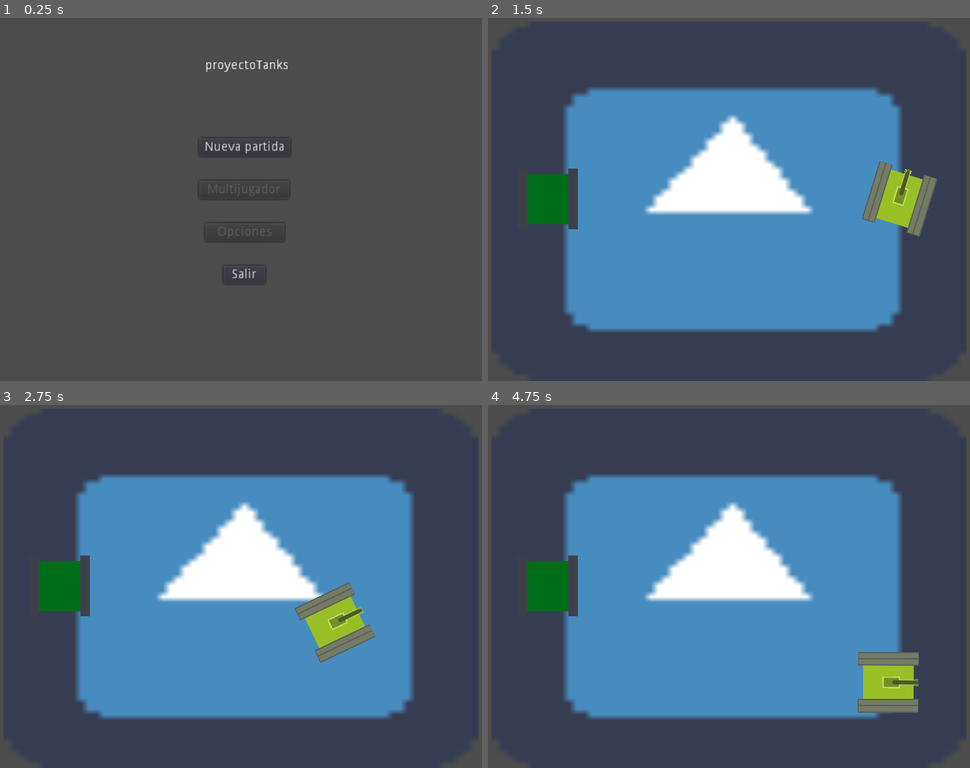
Above: before the commit, frames 1-4 (two rows, left to right).
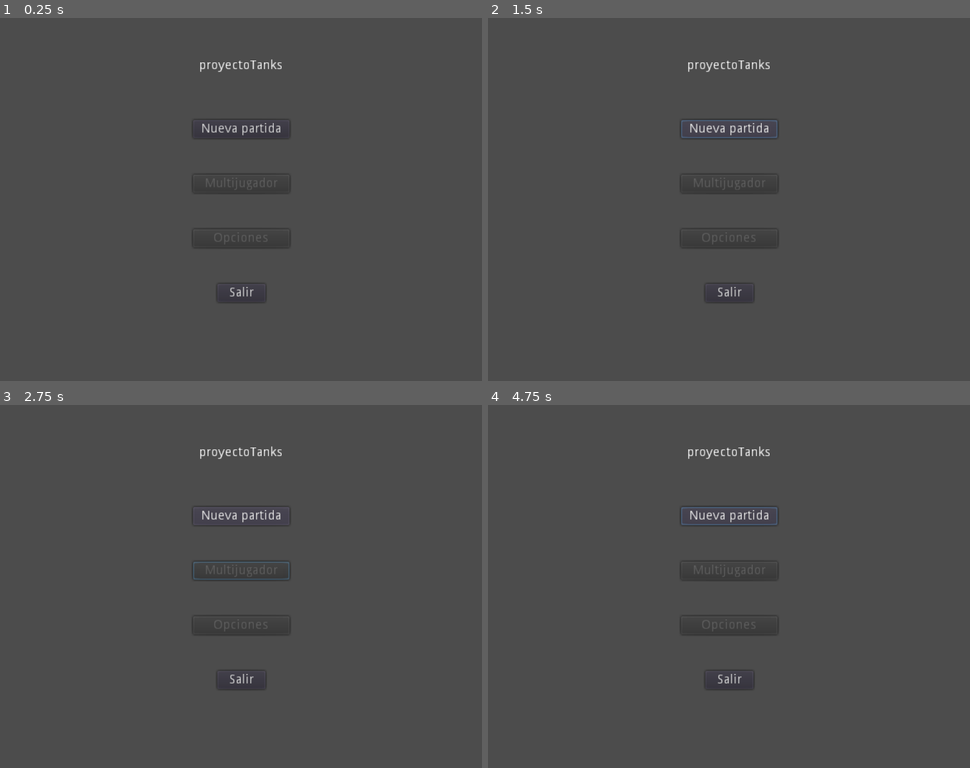
Above: after the commit, the same moments.

Repository: SergioJimenezM/proyectoTanks
Game: Godot game, scene res://escenas/MenuPrincipal.tscn
The game is run twice, just before and just after one commit, with the same random seed, the same clock (stepped at 60 frames per second) and the same inputs. The engine's default icon, where the game draws it, is replaced by a stand-in: a white triangle on a blue panel in a dark square.
Inputs:
- Up to frame 1 (0.25 s): no input
- Up to frame 2 (1.5 s): click "Nueva partida" at 0.5 s; tap Enter at 1.25 s; hold Right (ui_right) from 1.28 s (still down)
- Up to frame 3 (2.75 s): release Right (ui_right) at 2.03 s; hold Down (ui_down) from 2.03 s (still down)
- Up to frame 4 (4.75 s): release Down (ui_down) at 2.78 s; hold Right (ui_right) 2.78-3.53 s; hold Up (ui_up) 3.53-4.28 s; hold Left (ui_left) from 4.28 s (still down)

The runs differ from the first frame. In frame 1, 1.0% of the frame differs, in the area x 39-61%, y 11-79%; in frame 2, 48%, in the area x 7-93%, y 11-87%; in frame 3, 47%; in frame 4, 48%.

Commit message:
añadida nueva escena para el selector de niveles, boton hacia el editor de mapas y boton hacia el creador de mapas

Diff:
--- a/proyectoTanks/escenas/MenuPrincipal.tscn
+++ b/proyectoTanks/escenas/MenuPrincipal.tscn
@@ -15,9 +15,9 @@
 anchor_top = 0.5
 anchor_right = 0.5
 anchor_bottom = 0.5
-margin_left = -60.0
+margin_left = -70.0
 margin_top = -230.0
-margin_right = 32.0
+margin_right = 22.0
 margin_bottom = -216.0
 rect_scale = Vector2( 1.5, 1.5 )
 size_flags_horizontal = 4
@@ -25,10 +25,10 @@
 align = 1
 
 [node name="btnNewGame" type="Button" parent="."]
-margin_left = 330.0
-margin_top = 200.0
-margin_right = 430.0
-margin_bottom = 220.0
+margin_left = 320.0
+margin_top = 170.0
+margin_right = 426.0
+margin_bottom = 190.0
 rect_scale = Vector2( 1.5, 1.5 )
 size_flags_horizontal = 4
 size_flags_vertical = 4
@@ -36,10 +36,10 @@
 script = ExtResource( 1 )
 
 [node name="btnMultiplayer" type="Button" parent="."]
-margin_left = 330.0
-margin_top = 270.0
-margin_right = 429.0
-margin_bottom = 290.0
+margin_left = 320.0
+margin_top = 260.0
+margin_right = 426.0
+margin_bottom = 280.0
 rect_scale = Vector2( 1.5, 1.5 )
 size_flags_horizontal = 4
 size_flags_vertical = 4
@@ -47,10 +47,10 @@
 text = "Multijugador"
 
 [node name="btnOptions" type="Button" parent="."]
-margin_left = 340.0
-margin_top = 340.0
-margin_right = 427.0
-margin_bottom = 360.0
+margin_left = 320.0
+margin_top = 350.0
+margin_right = 426.0
+margin_bottom = 370.0
 rect_scale = Vector2( 1.5, 1.5 )
 size_flags_horizontal = 4
 size_flags_vertical = 4
@@ -58,10 +58,10 @@
 text = "Opciones"
 
 [node name="btnExit" type="Button" parent="."]
-margin_left = 370.0
-margin_top = 410.0
-margin_right = 416.0
-margin_bottom = 430.0
+margin_left = 360.0
+margin_top = 440.0
+margin_right = 413.0
+margin_bottom = 460.0
 rect_scale = Vector2( 1.5, 1.5 )
 size_flags_horizontal = 4
 size_flags_vertical = 4
--- /dev/null
+++ b/proyectoTanks/escenas/SelectorDeNiveles.tscn
@@ -0,0 +1,32 @@
+[gd_scene format=2]
+
+[node name="Control" type="Control"]
+anchor_right = 1.0
+anchor_bottom = 1.0
+
+[node name="ItemList" type="ItemList" parent="."]
+margin_left = 210.0
+margin_top = 10.0
+margin_right = 790.0
+margin_bottom = 590.0
+
+[node name="btnCreateMap" type="Button" parent="."]
+margin_left = 20.0
+margin_top = 20.0
+margin_right = 187.0
+margin_bottom = 46.0
+text = "Crear Mapa"
+
+[node name="btnEditorMap" type="Button" parent="."]
+margin_left = 20.0
+margin_top = 500.0
+margin_right = 187.0
+margin_bottom = 530.0
+text = "Editar mapa"
+
+[node name="btnReturn" type="Button" parent="."]
+margin_left = 20.0
+margin_top = 550.0
+margin_right = 187.0
+margin_bottom = 580.0
+text = "Volver al menu principal"
--- a/proyectoTanks/scripts/btnNewGame.gd
+++ b/proyectoTanks/scripts/btnNewGame.gd
@@ -1,4 +1,5 @@
 extends Button
 
 func _pressed():
-	get_tree().change_scene("res://escenas/Mapa.tscn")
+	#get_tree().change_scene("res://escenas/Mapa.tscn")
+	pass
